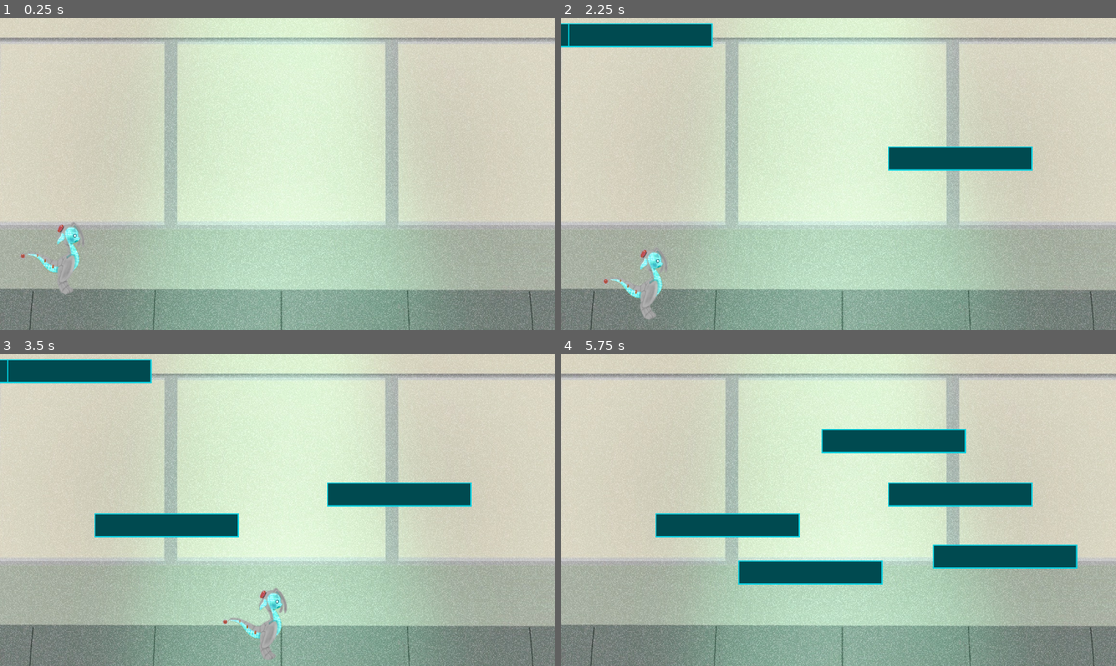
Above: before the commit, frames 1-4 (two rows, left to right).
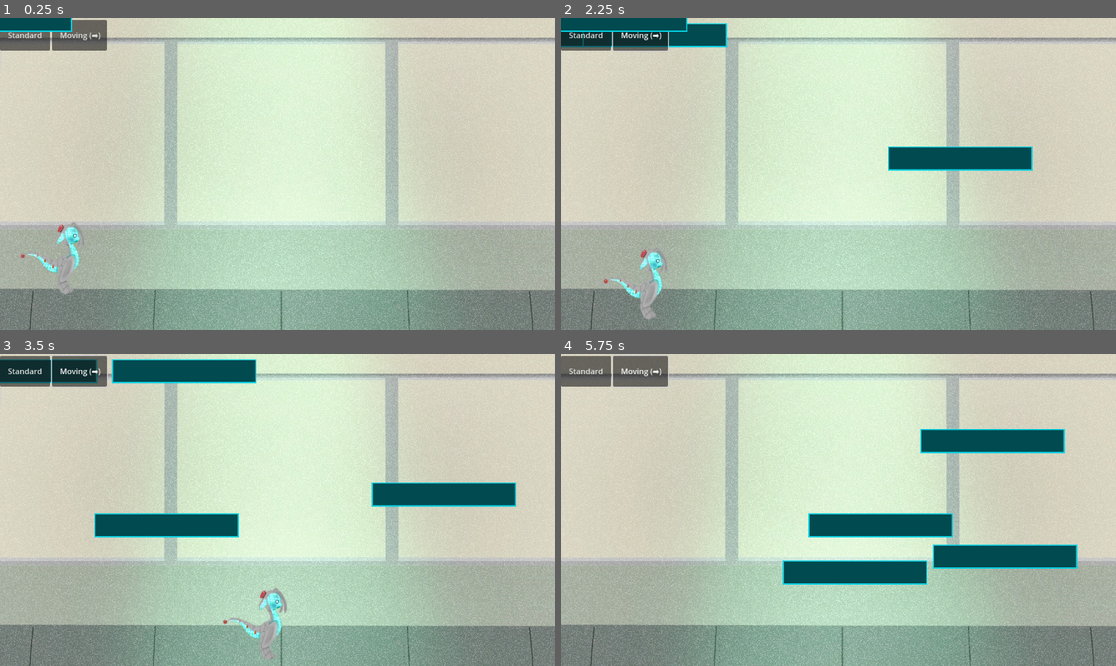
Above: after the commit, the same moments.

Repository: CISC204-S25/final-project-team-uno
Game: Godot game, scene res://Scenes/Tests/different_test.tscn
Two runs of this game, one before a commit and one after it. Both use one fixed random seed, a clock stepped at 60 frames per second and the inputs below. The project has no main scene, so this scene is started directly.
Inputs (mouse positions are in pixels of both pictures, inside the frame that each line leads up to):
- Up to frame 1 (0.25 s): no input
- Up to frame 2 (2.25 s): click (588, 36) at 0.5 s, where only the run after the commit has a clickable "Standard"; click (638, 36) at 1.25 s, where only the run after the commit has a clickable "Moving (➡️)"; tap Enter (ui_accept) at 2 s; move the mouse to (960, 158) at 2.02 s; hold D (move_right) from 2.03 s (still down); click (960, 158) at 2.1 s
- Up to frame 3 (3.5 s): keep holding D (move_right); tap Space (jump) at 2.27, 3.02 s; move the mouse to (166, 525) at 2.77 s; click (166, 525) at 2.85 s
- Up to frame 4 (5.75 s): move the mouse to (894, 441) at 3.52 s; release D (move_right) at 3.53 s; hold A (move_left) 3.53-4.28 s; click (894, 441) at 3.6 s; move the mouse to (810, 572) at 4.27 s; hold D (move_right) from 4.28 s (still down); click (810, 572) at 4.35 s; tap Space (jump) at 4.52, 5.27 s; move the mouse to (1005, 556) at 5.02 s; click (1005, 556) at 5.1 s

The runs differ from the first frame. In frame 1, 1.9% of the frame differs, in the area x 0-20%, y 0-11%; in frame 2, 2.0%; in frame 3, 4.8%; in frame 4, 12%, in the area x 0-91%, y 0-74%.

Commit message:
Basic Platform Creation UI + Platform Added
Implemented a very basic UI of creating platforms for drone user.
Also...
- Helped importing the platform (regular, for levels) texture image
- Adjusted the drone's offset.

Diff:
--- a/final-project-team-5/Scenes/Controls/Mouse(test).tscn
+++ b/final-project-team-5/Scenes/Controls/Mouse(test).tscn
@@ -1,13 +1,22 @@
-[gd_scene load_steps=4 format=3 uid="uid://ceyp7ov5d8n1"]
+[gd_scene load_steps=5 format=3 uid="uid://ceyp7ov5d8n1"]
 
 [ext_resource type="Script" path="res://Scripts/mouse_script.gd" id="1_lq2nf"]
 [ext_resource type="PackedScene" uid="uid://dfucaseofrsl2" path="res://Scenes/Player Driven (placeholder name)/Created Platform.tscn" id="2_vxlyr"]
 [ext_resource type="Texture2D" uid="uid://bdc5jqg22qx3g" path="res://Assets/Art/Players/gooberdrone.png" id="3_06iou"]
 
-[node name="Mouse" type="Node2D"]
+[sub_resource type="CircleShape2D" id="CircleShape2D_cndw4"]
+
+[node name="Mouse" type="Node2D" node_paths=PackedStringArray("MouseCollider")]
 script = ExtResource("1_lq2nf")
 platform = ExtResource("2_vxlyr")
+MouseCollider = NodePath("MouseCollider")
 
 [node name="Sprite2D" type="Sprite2D" parent="."]
 visible = false
 texture = ExtResource("3_06iou")
+
+[node name="MouseCollider" type="Area2D" parent="."]
+
+[node name="CollisionShape2D" type="CollisionShape2D" parent="MouseCollider"]
+scale = Vector2(4, 4)
+shape = SubResource("CircleShape2D_cndw4")
--- a/final-project-team-5/Scenes/Player Driven (placeholder name)/Created Platform.tscn
+++ b/final-project-team-5/Scenes/Player Driven (placeholder name)/Created Platform.tscn
@@ -13,10 +13,9 @@
 [sub_resource type="QuadMesh" id="QuadMesh_mpdqx"]
 size = Vector2(295, 45)
 
-[node name="CreatedPlatforms" type="StaticBody2D" node_paths=PackedStringArray("TimeB4Moving")]
+[node name="CreatedPlatforms" type="StaticBody2D"]
 physics_material_override = SubResource("PhysicsMaterial_0l73p")
 script = ExtResource("1_eofsa")
-TimeB4Moving = NodePath("Moving Variant/TimeBeforeMoving")
 
 [node name="CollisionShape2D" type="CollisionShape2D" parent="."]
 shape = SubResource("RectangleShape2D_qbwxs")
@@ -30,12 +29,19 @@
 mesh = SubResource("QuadMesh_mpdqx")
 
 [node name="PlatformDuration" type="Timer" parent="."]
-wait_time = 4.0
+wait_time = 3.0
 autostart = true
 
 [node name="Moving Variant" type="Node2D" parent="."]
 
 [node name="TimeBeforeMoving" type="Timer" parent="Moving Variant"]
+wait_time = 0.75
+autostart = true
+
+[node name="PlatformChangeCooldown" type="Timer" parent="Moving Variant"]
+wait_time = 0.5
+autostart = true
 
 [connection signal="timeout" from="PlatformDuration" to="." method="_on_platform_duration_timeout"]
 [connection signal="timeout" from="Moving Variant/TimeBeforeMoving" to="." method="_on_time_before_moving_timeout"]
+[connection signal="timeout" from="Moving Variant/PlatformChangeCooldown" to="." method="_on_platform_change_cooldown_timeout"]
--- a/final-project-team-5/Scenes/Tests/different_test.tscn
+++ b/final-project-team-5/Scenes/Tests/different_test.tscn
@@ -1,8 +1,9 @@
-[gd_scene load_steps=5 format=3 uid="uid://1nbca0v7w4pg"]
+[gd_scene load_steps=6 format=3 uid="uid://1nbca0v7w4pg"]
 
 [ext_resource type="PackedScene" uid="uid://ceyp7ov5d8n1" path="res://Scenes/Controls/Mouse(test).tscn" id="1_i32p0"]
 [ext_resource type="Texture2D" uid="uid://c52q6pbjs5goq" path="res://Assets/Art/Background/IMG_2413.png" id="1_qc08e"]
 [ext_resource type="PackedScene" uid="uid://qcvq23wx47yq" path="res://Scenes/Player Driven (placeholder name)/Lab_rat(Duplicated-different_test).tscn" id="2_gxw77"]
+[ext_resource type="PackedScene" uid="uid://cv3n6nhbgk5y2" path="res://Scenes/UI/platforms_ui.tscn" id="4_h1sdg"]
 
 [sub_resource type="RectangleShape2D" id="RectangleShape2D_erwat"]
 
@@ -36,3 +37,5 @@
 
 [node name="CollisionShape2D" type="CollisionShape2D" parent="StaticBody2D2"]
 shape = SubResource("RectangleShape2D_erwat")
+
+[node name="Platforms_UI" parent="." instance=ExtResource("4_h1sdg")]
--- /dev/null
+++ b/final-project-team-5/Scenes/UI/platforms_ui.tscn
@@ -0,0 +1,54 @@
+[gd_scene load_steps=6 format=3 uid="uid://cv3n6nhbgk5y2"]
+
+[ext_resource type="Script" path="res://Scripts/platforms_ui_script.gd" id="1_nqlhc"]
+[ext_resource type="PackedScene" uid="uid://dfucaseofrsl2" path="res://Scenes/Player Driven (placeholder name)/Created Platform.tscn" id="2_jed6e"]
+[ext_resource type="PackedScene" uid="uid://ceyp7ov5d8n1" path="res://Scenes/Controls/Mouse(test).tscn" id="3_sgrlc"]
+[ext_resource type="Script" path="res://Scripts/Globals/global_platform_organizing.gd" id="4_5ux0r"]
+
+[sub_resource type="RectangleShape2D" id="RectangleShape2D_twswk"]
+size = Vector2(20, 20.6667)
+
+[node name="Platforms_UI" type="Control"]
+layout_mode = 3
+anchors_preset = 15
+anchor_right = 1.0
+anchor_bottom = 1.0
+grow_horizontal = 2
+grow_vertical = 2
+script = ExtResource("1_nqlhc")
+
+[node name="Platforms" type="HBoxContainer" parent="."]
+layout_mode = 0
+offset_right = 240.0
+offset_bottom = 64.0
+
+[node name="Standard Platform" type="Button" parent="Platforms"]
+layout_mode = 2
+text = "   Standard   "
+
+[node name="Moving Platform" type="Button" parent="Platforms"]
+layout_mode = 2
+text = "   Moving (➡️)  "
+
+[node name="CreatedPlatforms" parent="." instance=ExtResource("2_jed6e")]
+
+[node name="Mouse" parent="." instance=ExtResource("3_sgrlc")]
+
+[node name="MoveCreatedPlatform (Global Script)" type="Node" parent="."]
+script = ExtResource("4_5ux0r")
+
+[node name="NoCreationArea" type="Area2D" parent="."]
+
+[node name="CollisionShape2D" type="CollisionShape2D" parent="NoCreationArea"]
+position = Vector2(112, 32)
+scale = Vector2(12, 3)
+shape = SubResource("RectangleShape2D_twswk")
+
+[connection signal="MovingPlatformOff" from="." to="CreatedPlatforms" method="_on_platforms_ui_moving_platform_off"]
+[connection signal="MovingPlatformOff" from="." to="MoveCreatedPlatform (Global Script)" method="_on_platforms_ui_moving_platform_off"]
+[connection signal="MovingPlatformOn" from="." to="CreatedPlatforms" method="_on_platforms_ui_moving_platform_on"]
+[connection signal="MovingPlatformOn" from="." to="MoveCreatedPlatform (Global Script)" method="_on_platforms_ui_moving_platform_on"]
+[connection signal="pressed" from="Platforms/Standard Platform" to="." method="_on_standard_platform_pressed"]
+[connection signal="pressed" from="Platforms/Moving Platform" to="." method="_on_moving_platform_pressed"]
+[connection signal="area_entered" from="NoCreationArea" to="Mouse" method="_on_no_creation_area_area_entered"]
+[connection signal="area_exited" from="NoCreationArea" to="Mouse" method="_on_no_creation_area_area_exited"]
--- /dev/null
+++ b/final-project-team-5/Scripts/Globals/global_platform_organizing.gd
@@ -0,0 +1,13 @@
+extends Node
+
+var MoveCreatedPlatform: bool
+
+# Called when the node enters the scene tree for the first time.
+func _ready():
+	pass # Replace with function body.
+
+
+# Called every frame. 'delta' is the elapsed time since the previous frame.
+func _process(delta):
+	pass
+	print(MoveCreatedPlatform)
--- a/final-project-team-5/Scripts/mouse_script.gd
+++ b/final-project-team-5/Scripts/mouse_script.gd
@@ -1,8 +1,10 @@
 extends Node2D
 
 @export var platform: PackedScene
+@export var MouseCollider: Area2D
 
 var target = global_position
+var NoCreation: bool = false
 
 
 # Called when the node enters the scene tree for the first time.
@@ -15,10 +17,23 @@
 	#pass
 
 	_platformcloning()
+	_implementCollider()
 
 func _platformcloning():
-	if Input.is_action_just_pressed("left_click"):
+	if (Input.is_action_just_pressed("left_click")) && (NoCreation == false):
 		var clonedPlatform = platform.instantiate() #sets platform (scene) to its
 		target = get_global_mouse_position() #target is set to the mouse's position
 		clonedPlatform.position = target #sets the created platform to that position with a left_click
 		add_child(clonedPlatform)
+
+func _implementCollider():
+	target = get_global_mouse_position()
+	MouseCollider.position = target
+
+
+
+func _on_no_creation_area_area_entered(area):
+	NoCreation = true
+
+func _on_no_creation_area_area_exited(area):
+	NoCreation = false
--- a/final-project-team-5/Scripts/platform_script.gd
+++ b/final-project-team-5/Scripts/platform_script.gd
@@ -1,24 +1,58 @@
 extends StaticBody2D
 
-@export var moving_platform: bool = false
+#Uses GlobalPlatformOrganizing.gd
+
+
+@export var moving_platform: bool #if the platform is able to move
 @export var speed = 200
-@export var TimeB4Moving: Timer
+#@export var TimeB4Moving: Timer #timer that delays the platform from moving
 var movetheplatform: bool = false
+var MovementLocking: bool =false #Locks (disables) the CREATED platforms from changing to movement
+var VariantCooldown: bool = false #extensive timer similar to "MovementLocking"
+
 
 func _physics_process(delta):
 	if moving_platform == true:
 		#TimeB4Moving.start()
 		#pass
-		if movetheplatform == true:
+		if (movetheplatform == true):
 			move_local_x(2.5, true) #moves the platform after time delay
 
+
 func _ready():
+	pass
+	"""
 	if moving_platform == true:
+		print("working")
 		TimeB4Moving.start()
+		"""
 
-func _on_platform_duration_timeout():
+func _process(_delta):
+
+	if (GlobalPlatformOrganizing.MoveCreatedPlatform == true) && (MovementLocking == false):
+		moving_platform = true
+	if GlobalPlatformOrganizing.MoveCreatedPlatform == false && (MovementLocking == false):
+		moving_platform = false
+
+func _on_platform_duration_timeout(): #Timer for how long the platform appears
 	queue_free() #when time is up, the platform is deleted
 
 
 func _on_time_before_moving_timeout():
-	movetheplatform = true
+	MovementLocking = true
+	if moving_platform == true:
+		movetheplatform = true #boolean that moves the platform after time delay
+	else:
+		movetheplatform = false
+
+
+func _on_platforms_ui_moving_platform_off():
+	moving_platform = false
+
+
+func _on_platforms_ui_moving_platform_on():
+	moving_platform = true
+
+
+func _on_platform_change_cooldown_timeout():
+	VariantCooldown = true
--- /dev/null
+++ b/final-project-team-5/Scripts/platforms_ui_script.gd
@@ -0,0 +1,30 @@
+extends Control
+#Uses GlobalPlatformOrganizer
+
+signal MovingPlatformOn
+signal MovingPlatformOff
+
+signal NoCreatingPlatforms
+
+var move_platform: bool = true
+# Called when the node enters the scene tree for the first time.
+func _ready():
+	pass # Replace with function body.
+
+
+# Called every frame. 'delta' is the elapsed time since the previous frame.
+func _process(delta):
+	if move_platform == true:
+		MovingPlatformOn.emit()
+	else:
+		MovingPlatformOff.emit()
+
+
+
+func _on_standard_platform_pressed():
+	move_platform = false
+	GlobalPlatformOrganizing.MoveCreatedPlatform = false
+
+func _on_moving_platform_pressed():
+	move_platform = true
+	GlobalPlatformOrganizing.MoveCreatedPlatform = true
--- a/final-project-team-5/project.godot
+++ b/final-project-team-5/project.godot
@@ -14,9 +14,14 @@
 config/features=PackedStringArray("4.3", "Mobile")
 config/icon="res://icon.svg"
 
+[autoload]
+
+GlobalPlatformOrganizing="*res://Scripts/Globals/global_platform_organizing.gd"
+
 [display]
 
 mouse_cursor/custom_image="res://Assets/Art/Players/gooberdrone.png"
+mouse_cursor/custom_image_hotspot=Vector2(120, 40)
 
 [input]
 
Binary file changed: final-project-team-5/Assets/Art/assets/Platform.png
Not shown, changed: final-project-team-5/Assets/Art/assets/Platform.png.import
